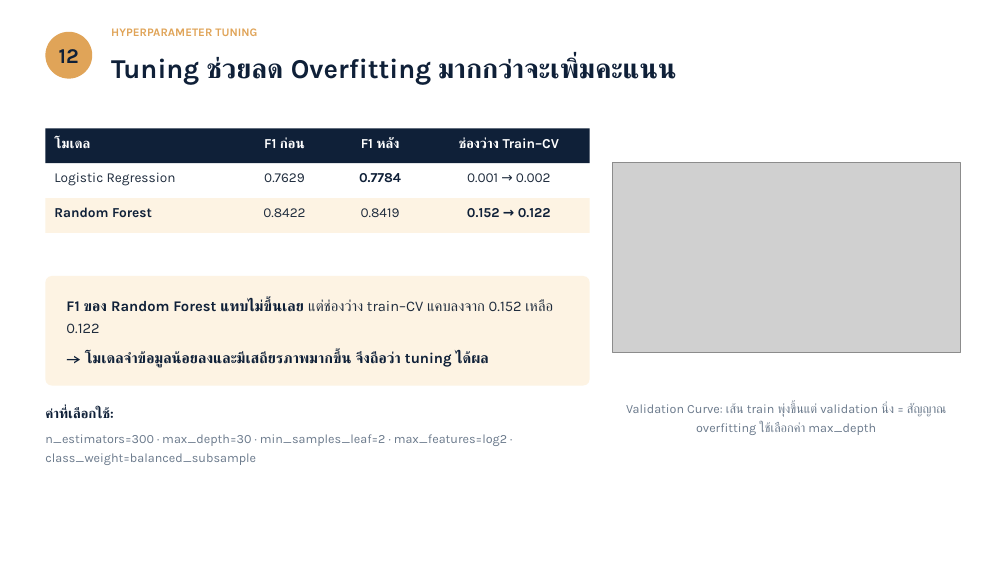
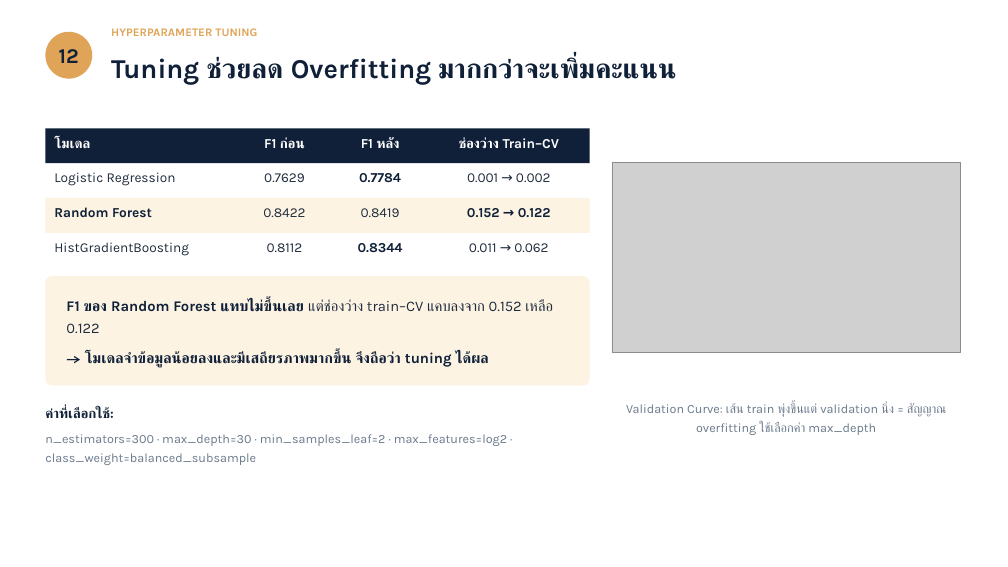
Before and after one commit to Hake2549/ML, a slide deck: slide 12 of slides/Hotel-Booking-Cancellation-Prediction.pptx. Drawn at 1008x567 pixels with LibreOffice and Linux fonts; fonts in the diff are those of the drawing; grey boxes stand for pictures. Boxes give left, top, right and bottom in pixels: in the first picture for what was removed or moved away, otherwise in the second. Text is boxed around its words. In the diff, an @@ line names an element or a change of style, - is before the commit and + after.

Commit message:
Revert "Drop Dummy and HistGradientBoosting from the whole project"
This reverts commit 3b1f2a86e98d934c4218596878dfd3434eddf85b.

```diff
--- a/slides/Hotel-Booking-Cancellation-Prediction.pptx
+++ b/slides/Hotel-Booking-Cancellation-Prediction.pptx
@@ text added at [54, 242, 189, 256], 13 pt, text #1F2C3D @@
+HistGradientBoosting
@@ text added at [267, 243, 303, 252], 13 pt, text #1F2C3D @@
+0.8112
@@ text added at [358, 243, 403, 253], 13 pt, text #0F2038, bold @@
+0.8344
@@ text added at [469, 243, 548, 252], 13 pt, text #1F2C3D @@
+0.011 → 0.062
```
Also in this commit, not shown: 4 other slides changed, 20 other files.
